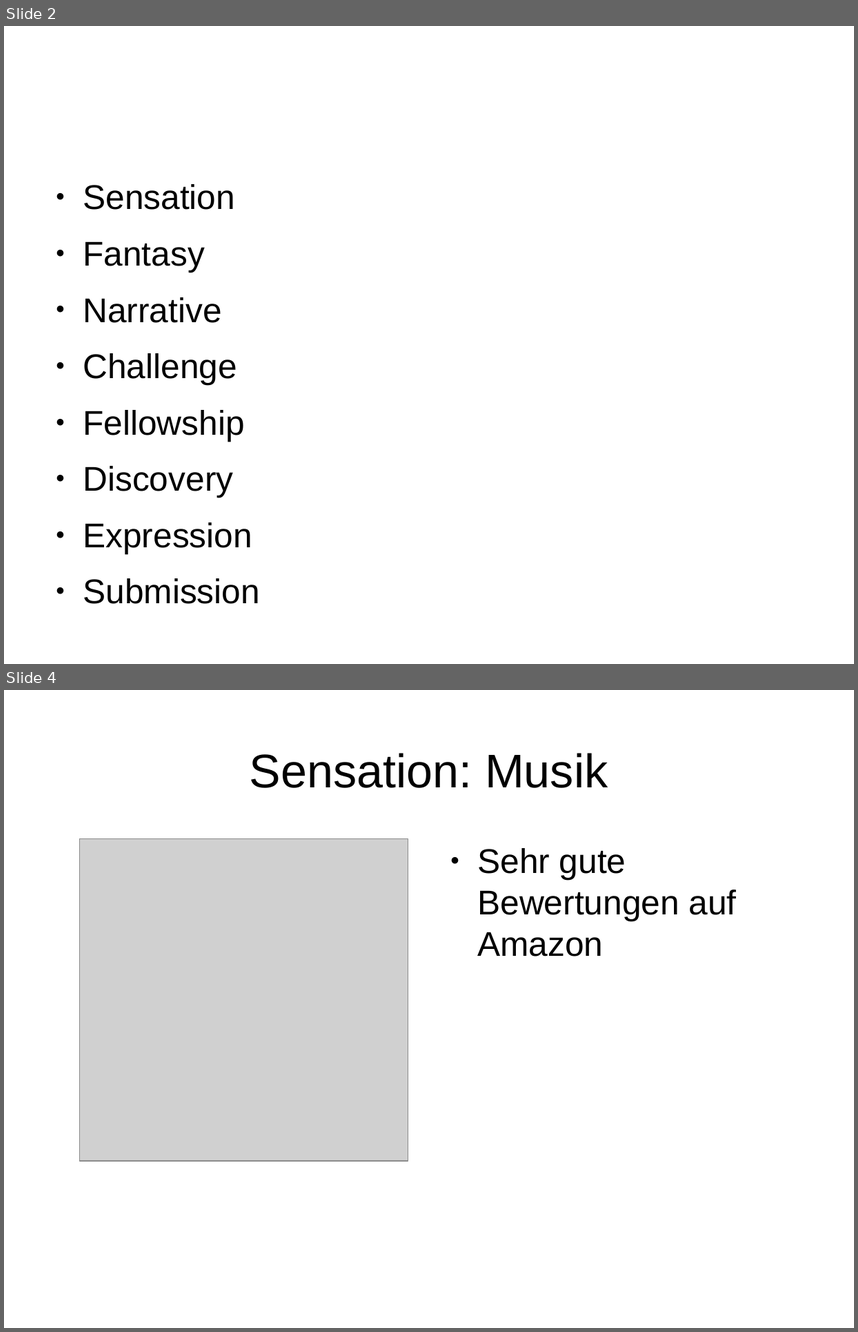
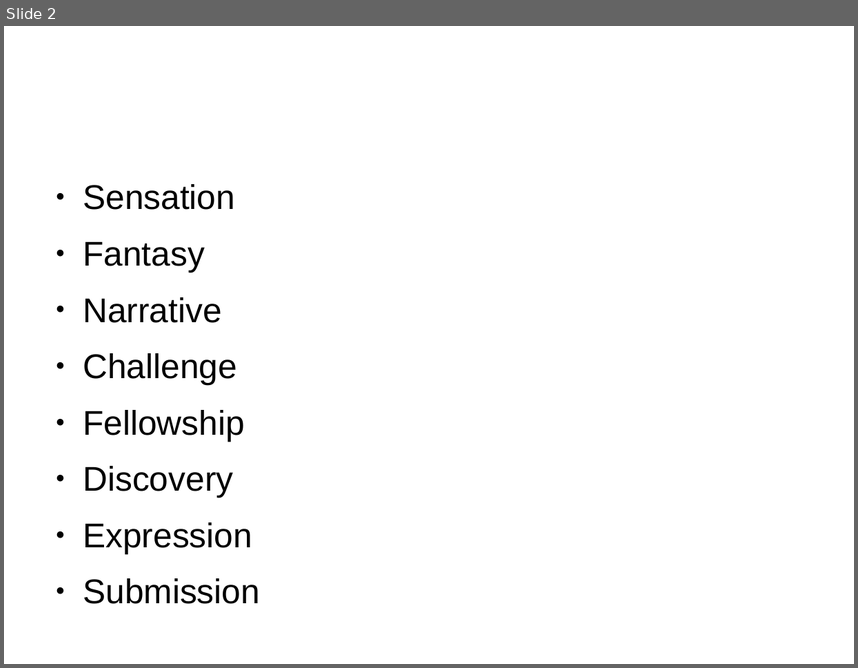
Before and after one commit to Aureumignis/UniStuff, a slide deck: WISE2020/EiDS/U2.odp. Shown one above the other, each under a label of ours: slides 2 and 4 before the commit, slide 2 after it; the slides between them are not shown. The pictures are 858x1332 and 858x668 pixels, drawn with LibreOffice and Linux fonts; fonts in the diff are those of the drawing; grey boxes stand for pictures. Boxes give left, top, right and bottom in pixels: in the first picture for what was removed or moved away, otherwise in the second. Text is boxed around its words. In the diff, an @@ line names an element or a change of style, - is before the commit and + after.

```diff
--- a/WISE2020/EiDS/U2.odp
+++ b/WISE2020/EiDS/U2.odp
@@ slide 4 removed at (4, 690, 854, 1328), background #FFFFFF @@
@@ title removed at (250, 753, 608, 788) @@
-Sensation: Musik
@@ picture removed at (80, 839, 408, 1161) @@
@@ text removed at (477, 848, 737, 956) @@
-● Sehr gute Bewertungen auf Amazon
```
Also in this commit, not shown: 2 slides changed, 8 slides added, 1 other file.
